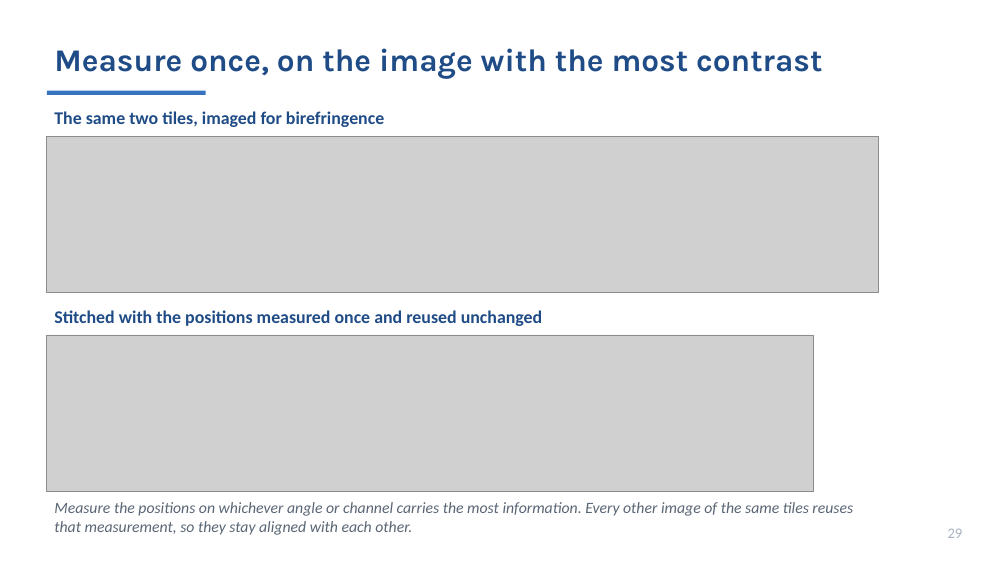
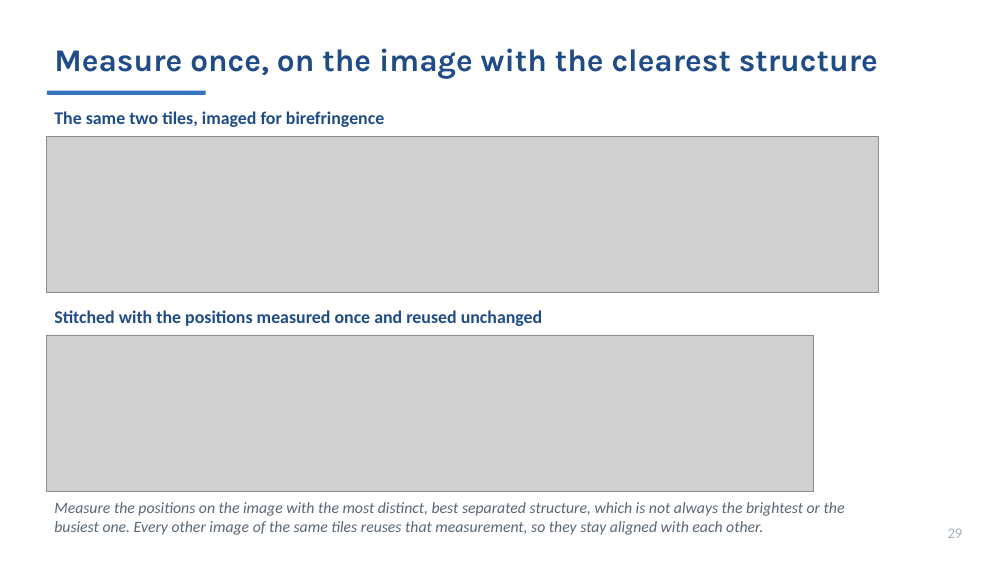
Before and after one commit to MichaelSNelson/BINA-I2K-2026-QuPath-Extensions, a slide deck: slide 29 of I2K_2026_QuPath_Extensions.pptx. Drawn at 1008x567 pixels with LibreOffice and Linux fonts; fonts in the diff are those of the drawing; grey boxes stand for pictures. Boxes give left, top, right and bottom in pixels: in the first picture for what was removed or moved away, otherwise in the second. Text is boxed around its words. In the diff, an @@ line names an element or a change of style, - is before the commit and + after.

```diff
--- a/I2K_2026_QuPath_Extensions.pptx
+++ b/I2K_2026_QuPath_Extensions.pptx
@@ text at box(54, 48, 878, 79): text changed @@
-Measure once, on the image with the most contrast
+Measure once, on the image with the clearest structure
@@ text at box(54, 502, 845, 535): text changed @@
-Measure the positions on whichever angle or channel carries the most information. Every other image of the same tiles reuses that measurement, so they stay aligned with each other.
+Measure the positions on the image with the most distinct, best separated structure, which is not always the brightest or the busiest one. Every other image of the same tiles reuses that measurement, so they stay aligned with each other.
```
Also in this commit, not shown: 3 other files.
